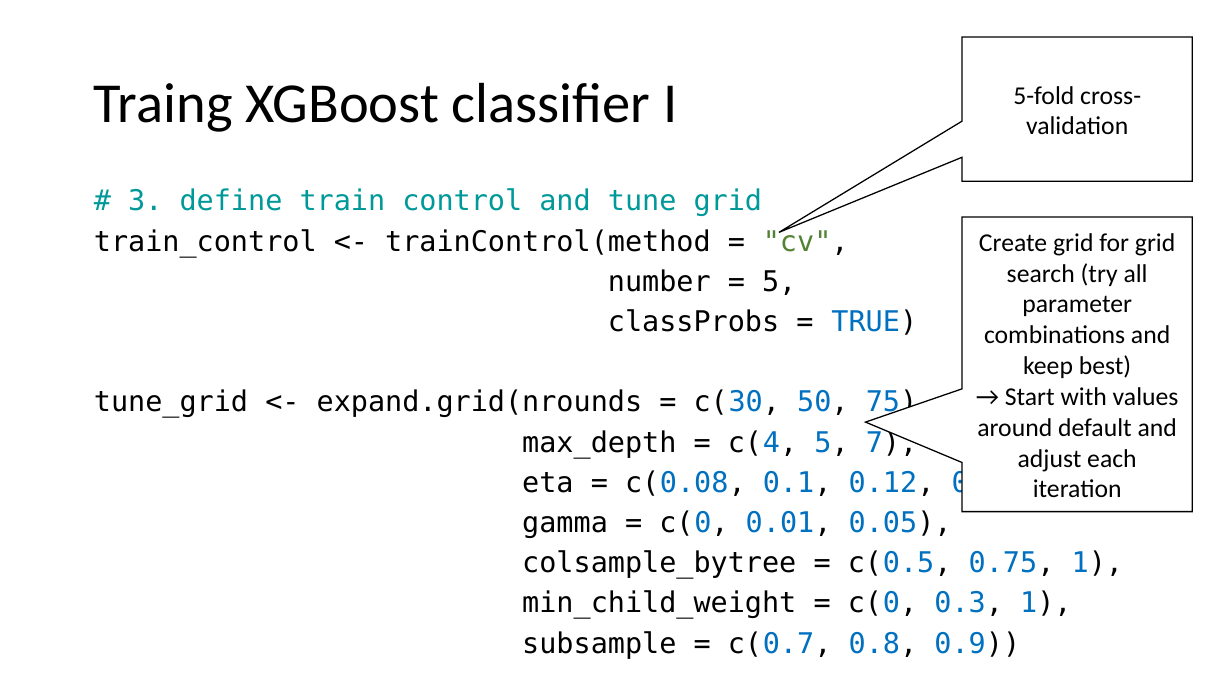
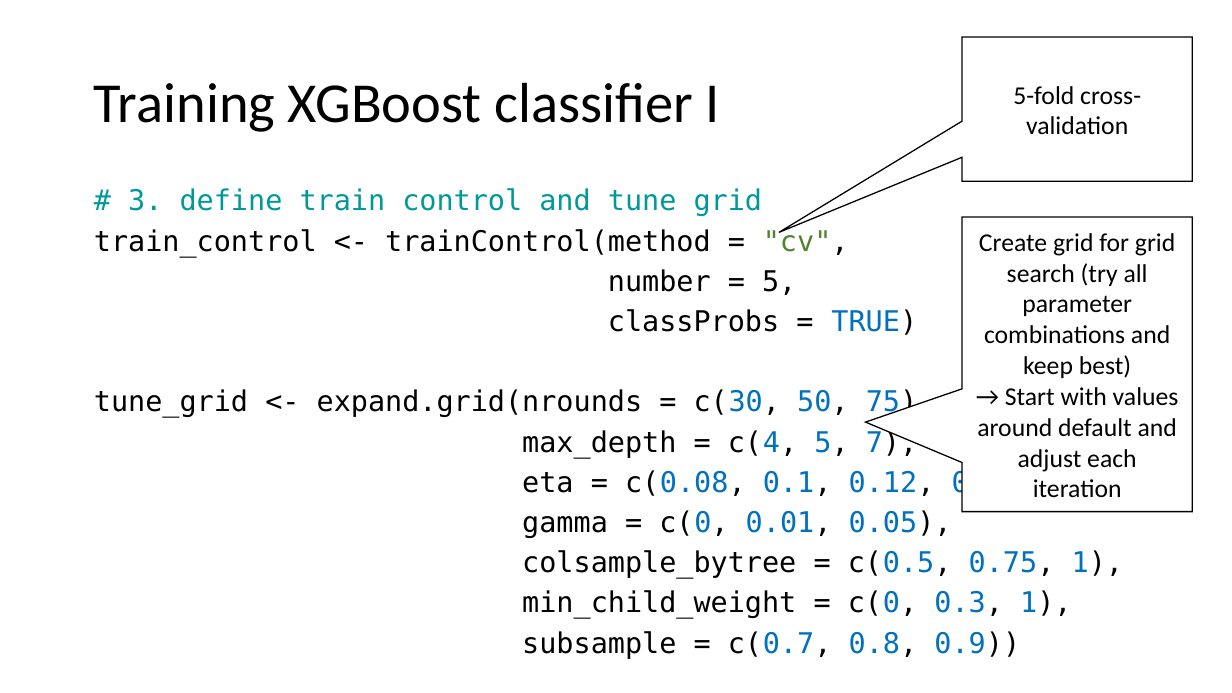
Before and after one commit to samuelstelzer/twitter_sentiment_analysis, a slide deck: slide 22 of handson_workshop.pptx (slide 21 before the commit). Drawn at 1232x693 pixels with LibreOffice and Linux fonts; fonts in the diff are those of the drawing. Boxes give left, top, right and bottom in pixels: in the first picture for what was removed or moved away, otherwise in the second. Text is boxed around its words. In the diff, an @@ line names an element or a change of style, - is before the commit and + after.

```diff
--- a/handson_workshop.pptx
+++ b/handson_workshop.pptx
@@ title at [94, 82, 720, 132]: text changed @@
-Traing XGBoost classifier I
+Training XGBoost classifier I
```
Also in this commit, not shown: 8 other slides changed, 4 slides added, 1 slide removed, 11 other files.
